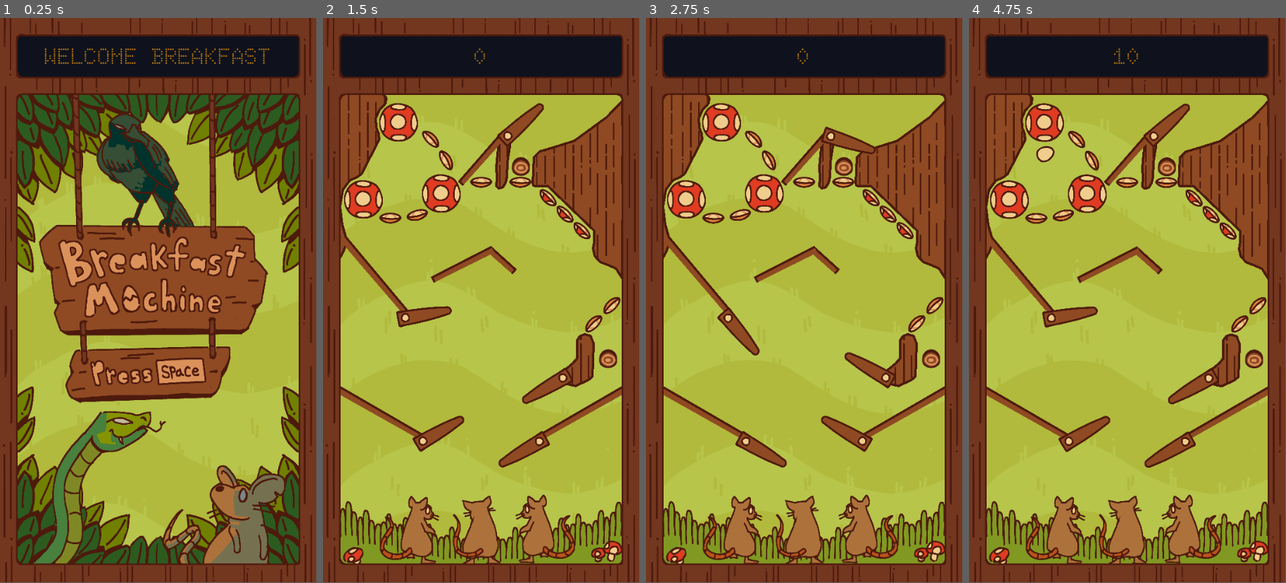
Above: before the commit, frames 1-4 (left to right).
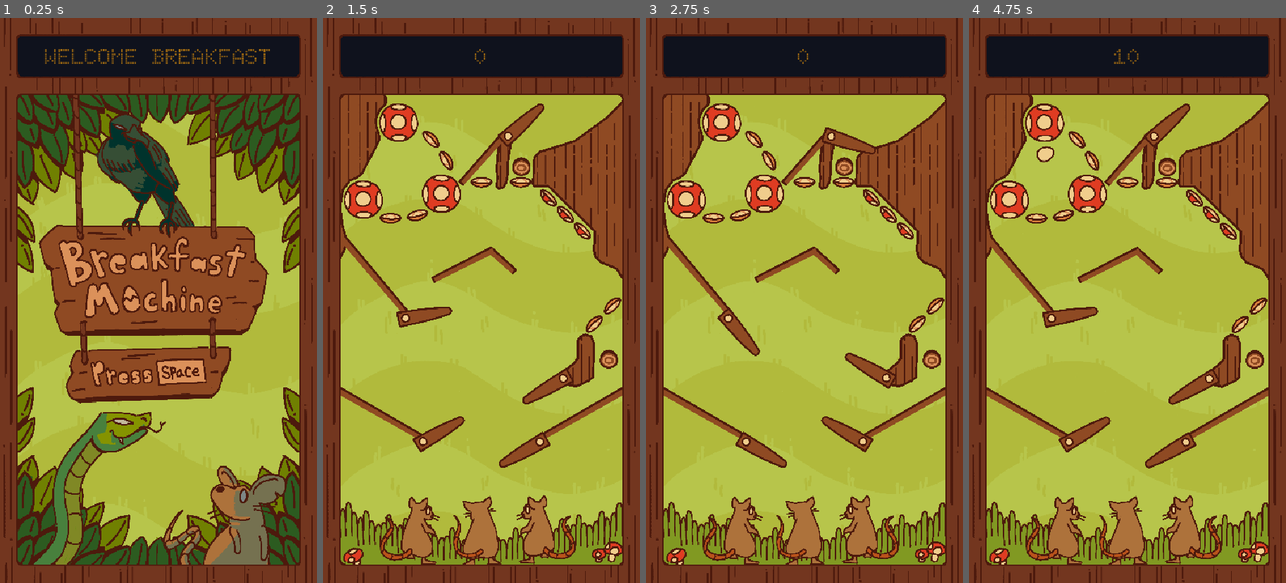
Above: after the commit, the same moments.

Repository: Lilacqualia/gjtnp-gjenp
Game: Godot game, scene res://scenes/conductor.tscn
The game is run twice, just before and just after one commit, with the same random seed, the same clock (stepped at 60 frames per second) and the same inputs.
Inputs:
- Up to frame 1 (0.25 s): no input
- Up to frame 2 (1.5 s): tap Enter at 0.5 s; hold D (Right Flipper) 0.53-1.28 s; hold Space (Start Game) 0.53-1.28 s; hold A (Left Flipper) from 1.28 s (still down); tap Space (Start Game) at 1.35 s
- Up to frame 3 (2.75 s): tap Space (Start Game) at 2 s; release A (Left Flipper) at 2.03 s; hold D (Right Flipper) from 2.03 s (still down); hold Space (Start Game) from 2.03 s (still down)
- Up to frame 4 (4.75 s): release Space (Start Game) at 2.78 s; tap Space (Start Game) at 2.85, 3.5, 4.35 s; release D (Right Flipper) at 3.53 s; hold Space (Start Game) 3.53-4.28 s; hold A (Left Flipper) from 3.53 s (still down)
The window is 449x799 before the commit and 450x800 after it. Grey fills any space a smaller window leaves; there, only what the larger window draws over its background counts as a difference.

The runs differ from the first frame. In frame 1, 8.7% of the frame differs, in the area x 1-99%, y 0-100%; in frame 2, 6.7%; in frame 3, 6.6%; in frame 4, 6.8%.

Commit message:
Fixed missing components.

Diff:
--- a/src/project.godot
+++ b/src/project.godot
@@ -30,6 +30,8 @@
 
 window/size/viewport_width=540
 window/size/viewport_height=960
+window/stretch/mode="canvas_items"
+
 
 [global_group]
 
--- a/src/scenes/table_forest.tscn
+++ b/src/scenes/table_forest.tscn
@@ -23,10 +23,6 @@
 [node name="ScrollableElements" type="Node2D" parent="." unique_id=336700636]
 position = Vector2(-150, 800)
 
-[node name="ScrollStop" type="Marker2D" parent="ScrollableElements" unique_id=323768861]
-position = Vector2(389, -2887)
-gizmo_extents = 1000.0
-
 [node name="ForestTexture" type="TextureRect" parent="ScrollableElements" unique_id=1978545029]
 z_as_relative = false
 offset_left = 150.0
@@ -39,6 +35,10 @@
 expand_mode = 1
 stretch_mode = 1
 
+[node name="ScrollStop" type="Marker2D" parent="ScrollableElements" unique_id=323768861]
+position = Vector2(389, -2020)
+gizmo_extents = 1000.0
+
 [node name="Stage1" type="Node2D" parent="ScrollableElements" unique_id=237564050]
 position = Vector2(50, 0)
 
@@ -271,6 +271,24 @@
 position = Vector2(517, -114)
 polygon = PackedVector2Array(-63, -51, -63, -93, -39, -118, -39, -179, -13, -205, -13, -269, 16, -298, 19, 291, -2, 199, -2, 151, -9, 113, -45, 103, -80, 39, -81, -2, -102, -19, -80, -32)
 
+[node name="DropTarget9" parent="ScrollableElements/Stage2/Group1" unique_id=1204336389 instance=ExtResource("5_3pj8s")]
+position = Vector2(455.00003, -233)
+rotation = 2.3561945
+scale = Vector2(0.99999994, 0.99999994)
+value = 5
+
+[node name="DropTarget11" parent="ScrollableElements/Stage2/Group1" unique_id=387975597 instance=ExtResource("5_3pj8s")]
+position = Vector2(480, -321)
+rotation = 2.3561945
+scale = Vector2(0.99999994, 0.99999994)
+value = 5
+
+[node name="DropTarget12" parent="ScrollableElements/Stage2/Group1" unique_id=899044549 instance=ExtResource("5_3pj8s")]
+position = Vector2(508.00006, -410)
+rotation = 2.3561945
+scale = Vector2(0.99999994, 0.99999994)
+value = 5
+
 [node name="DropTargetGroup" parent="ScrollableElements/Stage2/Group1" unique_id=1318636734 instance=ExtResource("5_r5rc4")]
 
 [node name="DropTarget" parent="ScrollableElements/Stage2/Group1/DropTargetGroup" unique_id=1521294995 instance=ExtResource("5_3pj8s")]
@@ -287,6 +305,45 @@
 position = Vector2(464, -225)
 rotation = 2.3561945
 scale = Vector2(0.99999994, 0.99999994)
+
+[node name="DropTargetGroup2" parent="ScrollableElements/Stage2/Group1" unique_id=147870027 instance=ExtResource("5_r5rc4")]
+position = Vector2(415, 121)
+
+[node name="target_1" parent="ScrollableElements/Stage2/Group1/DropTargetGroup2" unique_id=1129331535 instance=ExtResource("5_3pj8s")]
+position = Vector2(85.00001, -32.000004)
+rotation = 1.3089969
+scale = Vector2(0.99999994, 0.99999994)
+value = 50
+
+[node name="target_2" parent="ScrollableElements/Stage2/Group1/DropTargetGroup2" unique_id=1283891158 instance=ExtResource("5_3pj8s")]
+position = Vector2(106, 43)
+rotation = 1.3089969
+scale = Vector2(0.99999994, 0.99999994)
+value = 50
+
+[node name="target_3" parent="ScrollableElements/Stage2/Group1/DropTargetGroup2" unique_id=1845880197 instance=ExtResource("5_3pj8s")]
+position = Vector2(95, 5)
+rotation = 1.3089969
+scale = Vector2(0.99999994, 0.99999994)
+value = 50
+
+[node name="Flipper" parent="ScrollableElements/Stage2/Group1" unique_id=2009073371 instance=ExtResource("2_cwxmj")]
+position = Vector2(451, -192)
+rotation = 2.3352506
+scale = Vector2(1, -1)
+flipper_direction = 1
+
+[node name="spinner2" parent="ScrollableElements/Stage2/Group1" unique_id=928888113 instance=ExtResource("9_o62vd")]
+position = Vector2(403, 19)
+value = 15
+
+[node name="DropTarget8" parent="ScrollableElements/Stage2/Group1" unique_id=1801079846 instance=ExtResource("5_3pj8s")]
+position = Vector2(376, 48)
+value = 5
+
+[node name="DropTarget10" parent="ScrollableElements/Stage2/Group1" unique_id=899952978 instance=ExtResource("5_3pj8s")]
+position = Vector2(425, 49)
+value = 5
 
 [node name="Group2" type="Node2D" parent="ScrollableElements/Stage2" unique_id=1982035145]
 position = Vector2(50, -245)
@@ -337,9 +394,71 @@
 position = Vector2(143, -85)
 rotation = 0.5235988
 
+[node name="DropTarget" parent="ScrollableElements/Stage2/Group2" unique_id=1503294390 instance=ExtResource("5_3pj8s")]
+position = Vector2(189, 89)
+rotation = -1.3089969
+scale = Vector2(0.99999994, 0.99999994)
+value = 5
+
+[node name="DropTarget2" parent="ScrollableElements/Stage2/Group2" unique_id=574325415 instance=ExtResource("5_3pj8s")]
+position = Vector2(166, 126)
+rotation = -0.7853982
+value = 5
+
+[node name="spinner2" parent="ScrollableElements/Stage2/Group2" unique_id=2095172409 instance=ExtResource("9_o62vd")]
+position = Vector2(76, -79)
+value = 15
+
+[node name="round_bumper2" parent="ScrollableElements/Stage2/Group2" unique_id=667104284 instance=ExtResource("9_r5rc4")]
+position = Vector2(248, -262)
+value = 20
+
+[node name="DropTarget8" parent="ScrollableElements/Stage2/Group2" unique_id=1570830078 instance=ExtResource("5_3pj8s")]
+position = Vector2(232, -46)
+value = 5
+
+[node name="DropTarget8" parent="ScrollableElements/Stage2/Group2/DropTarget8" unique_id=532851316 instance=ExtResource("5_3pj8s")]
+position = Vector2(-142, -81)
+rotation = -2.6179938
+value = 5
+
+[node name="DropTarget9" parent="ScrollableElements/Stage2/Group2" unique_id=1089681692 instance=ExtResource("5_3pj8s")]
+position = Vector2(275, -47)
+value = 5
+
+[node name="Group3" type="Node2D" parent="ScrollableElements/Stage2" unique_id=1902964560]
+position = Vector2(50, -741)
+
+[node name="OneWayPlatform4" parent="ScrollableElements/Stage2/Group3" unique_id=1048745186 instance=ExtResource("10_o62vd")]
+position = Vector2(98.99997, 126)
+rotation = -2.6179938
+scale = Vector2(1, -1)
+
+[node name="Sprite2D" parent="ScrollableElements/Stage2/Group3/OneWayPlatform4" index="0" unique_id=965759894]
+region_rect = Rect2(2076, 0, 668, 64)
+
+[node name="CollisionPolygon2D" parent="ScrollableElements/Stage2/Group3/OneWayPlatform4" index="1" unique_id=974076052]
+polygon = PackedVector2Array(-108, -66, 58.708694, -66, 46.32872, -56, -97.39337, -56)
+
+[node name="left_flipper2" parent="ScrollableElements/Stage2/Group3" unique_id=1932206078 instance=ExtResource("2_cwxmj")]
+position = Vector2(95.99999, 135)
+rotation = 0.5235988
+scale = Vector2(0.99999994, 0.99999994)
+
+[node name="round_bumper" parent="ScrollableElements/Stage2/Group3" unique_id=2062118185 instance=ExtResource("9_r5rc4")]
+position = Vector2(93, 198)
+value = 20
+
+[node name="spinner2" parent="ScrollableElements/Stage2/Group3" unique_id=825275472 instance=ExtResource("9_o62vd")]
+position = Vector2(72, 35)
+value = 15
+
+[node name="Wall" parent="ScrollableElements/Stage2/Group3" unique_id=1889791248 instance=ExtResource("7_ehd0t")]
+position = Vector2(101, -26)
+polygon = PackedVector2Array(-1, 26, 4, 17, 12, 11, 19, 17, 23, 30, 13, 78, 1, 99, -7, 93, -7, 65)
+
 [node name="GoalBox" type="Node2D" parent="ScrollableElements" unique_id=1483445530]
-position = Vector2(329, -1747)
-metadata/_edit_group_ = true
+position = Vector2(329, -1855)
 
 [node name="OneWayPlatform" parent="ScrollableElements/GoalBox" unique_id=1087753829 instance=ExtResource("10_o62vd")]
 position = Vector2(-19, 90)
@@ -352,7 +471,7 @@
 
 [node name="Wall" parent="ScrollableElements/GoalBox" unique_id=1535936835 instance=ExtResource("7_ehd0t")]
 z_as_relative = false
-polygon = PackedVector2Array(-24, 0, 54.36432, 0, 154, 0, 153, 102, 126, 102, 90, 51, 42, 51, 6, 100, -26, 100)
+polygon = PackedVector2Array(-17, 44, 15, -18, 66, -64, 123, -10, 150, 46, 153, 102, 126, 102, 90, 51, 42, 51, 6, 100, -26, 100)
 
 [node name="Area2D" type="Area2D" parent="ScrollableElements/GoalBox" unique_id=106774589 groups=["goal_zones"]]
 position = Vector2(45, 59)
@@ -365,6 +484,42 @@
 [node name="Countdown" type="Timer" parent="ScrollableElements/GoalBox/Area2D" unique_id=929281641]
 wait_time = 3.0
 one_shot = true
+
+[node name="round_bumper" parent="ScrollableElements/GoalBox" unique_id=2144127181 instance=ExtResource("9_r5rc4")]
+position = Vector2(-25, 94)
+value = 20
+
+[node name="round_bumper" parent="ScrollableElements/GoalBox/round_bumper" unique_id=1981516806 instance=ExtResource("9_r5rc4")]
+position = Vector2(91, 110)
+value = 20
+
+[node name="round_bumper2" parent="ScrollableElements/GoalBox" unique_id=1674489776 instance=ExtResource("9_r5rc4")]
+position = Vector2(66, -81)
+value = 20
+
+[node name="round_bumper3" parent="ScrollableElements/GoalBox" unique_id=1151264725 instance=ExtResource("9_r5rc4")]
+position = Vector2(156, 96)
+value = 20
+
+[node name="DropTarget8" parent="ScrollableElements/GoalBox" unique_id=331675405 instance=ExtResource("5_3pj8s")]
+position = Vector2(105, 113)
+value = 5
+
+[node name="DropTarget9" parent="ScrollableElements/GoalBox" unique_id=1819451075 instance=ExtResource("5_3pj8s")]
+position = Vector2(63, 114)
+value = 5
+
+[node name="DropTarget10" parent="ScrollableElements/GoalBox" unique_id=955654395 instance=ExtResource("5_3pj8s")]
+position = Vector2(23, 113)
+value = 5
+
+[node name="DropTarget11" parent="ScrollableElements/GoalBox" unique_id=728160849 instance=ExtResource("5_3pj8s")]
+position = Vector2(86, 137)
+value = 5
+
+[node name="DropTarget12" parent="ScrollableElements/GoalBox" unique_id=685413459 instance=ExtResource("5_3pj8s")]
+position = Vector2(43, 136)
+value = 5
 
 [node name="NonScrollableElements" type="Node2D" parent="." unique_id=878511998]
 metadata/_edit_lock_ = true
@@ -407,4 +562,5 @@
 [editable path="ScrollableElements/Stage1/SideLog/OneWayPlatform4"]
 [editable path="ScrollableElements/Stage1/BumperCluster/OneWayPlatform4"]
 [editable path="ScrollableElements/Stage2/Group2/OneWayPlatform"]
+[editable path="ScrollableElements/Stage2/Group3/OneWayPlatform4"]
 [editable path="ScrollableElements/GoalBox/OneWayPlatform"]
